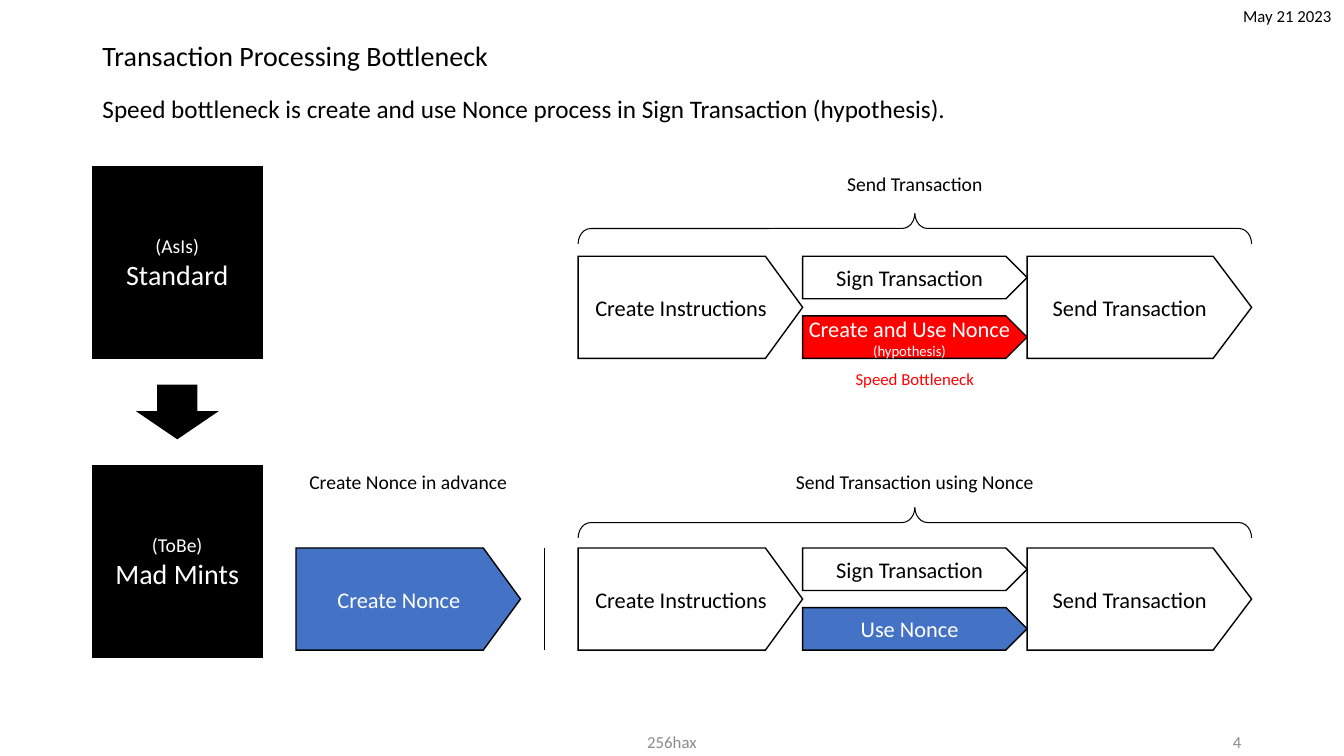
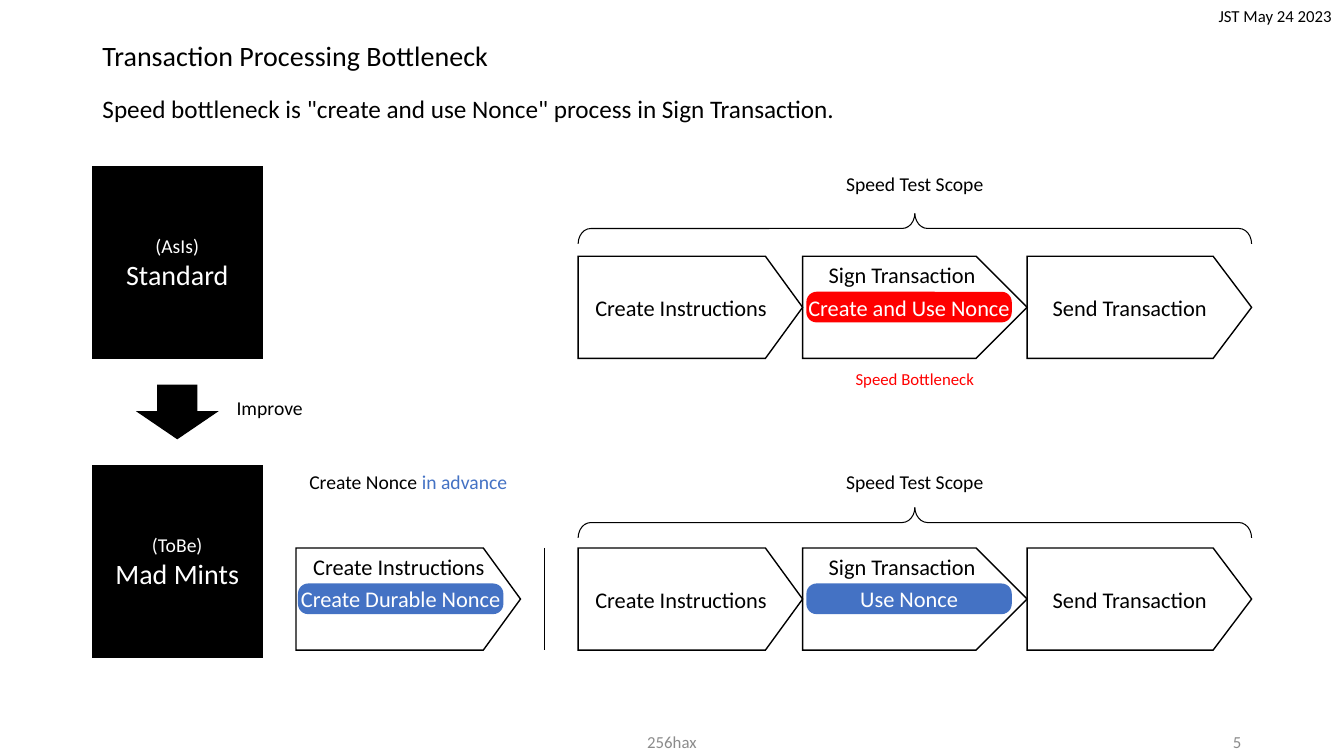
Before and after one commit to 256hax/mad-mints, a slide deck: slide 6 of docs/Mad-Mints.pptx (slide 5 before the commit). Drawn at 1344x756 pixels with LibreOffice and Linux fonts; fonts in the diff are those of the drawing; background and template pictures are left out. Boxes give left, top, right and bottom in pixels: in the first picture for what was removed or moved away, otherwise in the second. Text is boxed around its words. In the diff, an @@ line names an element or a change of style, - is before the commit and + after.

Commit message:
docs: add Process Overview slide

```diff
--- a/docs/Mad-Mints.pptx
+++ b/docs/Mad-Mints.pptx
@@ text at [1219, 11, 1332, 25]: text changed @@
-May 21 2023
+JST May 24 2023
@@ text at [102, 100, 834, 123]: text changed @@
-Speed bottleneck is create and use Nonce process in Sign Transaction (hypothesis).
+Speed bottleneck is "create and use Nonce" process in Sign Transaction.
@@ text at [846, 177, 984, 194]: text changed @@
-Send Transaction
+Speed Test Scope
@@ pentagon arrow "Sign Transaction": place and size @@
-pentagon arrow "Sign Transaction" at [803, 256, 1027, 298]
+pentagon arrow "Sign Transaction" at [803, 256, 1027, 358]
@@ pentagon arrow "Sign Transaction" at [803, 256, 1027, 358]: vertical alignment middle to top @@
@@ rounded rectangle "Create and Use Nonce": place and size @@
-rounded rectangle "Create and Use Nonce" at [803, 316, 1027, 358]
+rounded rectangle "Create and Use Nonce" at [807, 292, 1012, 323]
@@ rounded rectangle "Create and Use Nonce" at [807, 292, 1012, 323]: pentagon arrow to rounded rectangle; outline #000000 1 pt to none @@
@@ text in rounded rectangle at [873, 345, 946, 360]: paragraph removed @@
-(hypothesis)
@@ text added at [237, 402, 303, 418], 14 pt, text #000000 @@
+Improve
@@ text "Create Nonce in advance" at [309, 475, 507, 489]: text colour #000000 to #4472C4 in "in advance" @@
@@ text at [846, 475, 984, 492]: text changed @@
-Send Transaction using Nonce
+Speed Test Scope
@@ pentagon arrow "Create Instructions" at [296, 548, 521, 650]: vertical alignment middle to top; fill #4472C4 to none @@
@@ text in pentagon arrow at [313, 559, 485, 575]: text changed; text colour #FFFFFF to #000000 @@
-Create Nonce
+Create Instructions
@@ pentagon arrow "Sign Transaction" at [803, 548, 1027, 650]: vertical alignment middle to top @@
@@ pentagon arrow "Sign Transaction": place and size @@
-pentagon arrow "Sign Transaction" at [803, 548, 1027, 591]
+pentagon arrow "Sign Transaction" at [803, 548, 1027, 650]
@@ rounded rectangle added at [298, 584, 504, 614], fill #4472C4, 16 pt, text #FFFFFF @@
+Create Durable Nonce
@@ rounded rectangle "Use Nonce" at [807, 584, 1012, 614]: pentagon arrow to rounded rectangle; outline #000000 1 pt to none @@
@@ rounded rectangle "Use Nonce": place and size @@
-rounded rectangle "Use Nonce" at [803, 608, 1027, 650]
+rounded rectangle "Use Nonce" at [807, 584, 1012, 614]
@@ page number at [1233, 737, 1241, 748]: text changed @@
-4
+5
```
Also in this commit, not shown: 7 other slides changed, 1 slide added.
